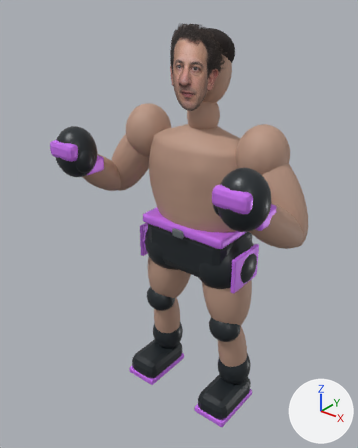
A saved change to the glTF model public/models/dario_amodei.glb.
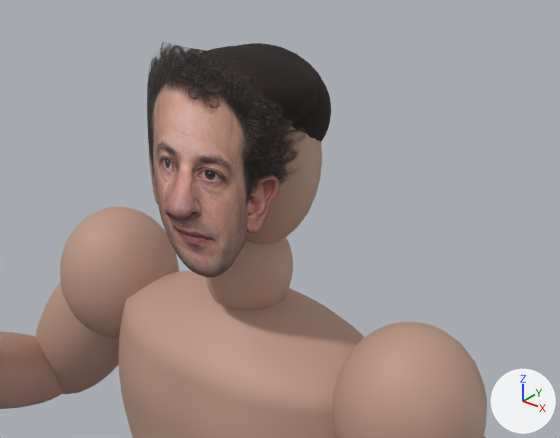
Each version is shown whole from a camera (50 mm lens) standing at (1.48, -2.03, 2.33) and looking at (-0.03, -0.15, 1.16), then close up from a camera (50 mm lens) standing at (0.85, -0.95, 2.44) and looking at (-0.06, 0.19, 1.74). The axes (+X, +Y, +Z) are drawn at lower right. The lights are the same throughout. The older version's two pictures come first. Vertices at exactly the same position are counted once.

Objects in the first close-up: 'dario_amodei_body'.
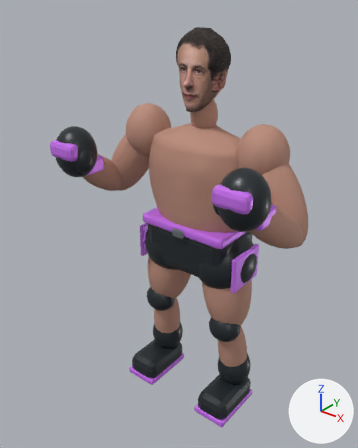
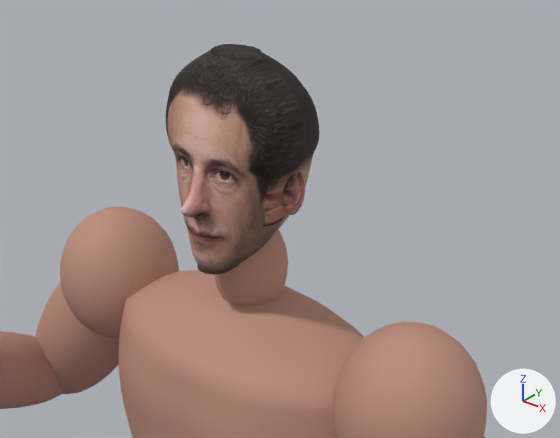
Boxes (x1, y1, x2, y2) around the edits, measured in the close-ups (560 x 438 px):
'dario_amodei_body', recoloured, reshaped
    before: (0, 41, 487, 438)
    after: (0, 44, 487, 438)
part 1 of me_continuous_anatomical_torso_002, cut back
    before: (147, 41, 331, 311)
    after: (166, 44, 319, 306)

The change, as a list of edits to the scene's bpy script:
```text
Change mat_skin_002:
    where n0 = _N.new('ShaderNodeBsdfPrincipled'); n0.name = 'Principled BSDF'
    remove n0.inputs[0].default_value = (0.5, 0.31, 0.23, 1.0)  # 'Base Color', beige #bc9784
    n0.inputs[2].default_value: 0.59 -> 0.76  # 'Roughness'
    add n2 = _N.new('ShaderNodeMix'); n2.name = 'Mix'
    add n2.data_type = 'RGBA'
    add n2.blend_type = 'MULTIPLY'
    add n2.inputs[0].default_value = 1.0  # 'Factor'
    add n2.inputs[7].default_value = (0.503, 0.266, 0.198, 1.0)  # 'B', beige #bc8d7b
    add n3 = _N.new('ShaderNodeVertexColor'); n3.name = 'Color Attribute'
    add _L.new(n2.outputs[2], n0.inputs[0])  # 'Result' to 'Base Color'
    add _L.new(n3.outputs[0], n2.inputs[6])  # 'Color' to 'A'
Add mat_dario_amodei_continuous_scalp_and_jaw:
    mat_dario_amodei_continuous_scalp_and_jaw = bpy.data.materials.new('dario_amodei continuous scalp and jaw')
    mat_dario_amodei_continuous_scalp_and_jaw.use_nodes = True; mat_dario_amodei_continuous_scalp_and_jaw.node_tree.nodes.clear()
    _N = mat_dario_amodei_continuous_scalp_and_jaw.node_tree.nodes; _L = mat_dario_amodei_continuous_scalp_and_jaw.node_tree.links
    n0 = _N.new('ShaderNodeBsdfPrincipled'); n0.name = 'Principled BSDF'
    n0.inputs[2].default_value = 0.82  # 'Roughness'
    n1 = _N.new('ShaderNodeOutputMaterial'); n1.name = 'Material Output'
    n2 = _N.new('ShaderNodeVertexColor'); n2.name = 'Color Attribute'
    _L.new(n0.outputs[0], n1.inputs[0])  # 'BSDF' to 'Surface'
    _L.new(n2.outputs[0], n0.inputs[0])  # 'Color' to 'Base Color'
Add mat_dario_amodei_fitted_face:
    mat_dario_amodei_fitted_face = bpy.data.materials.new('dario_amodei fitted face')
    # uses the picture img_fighter_face_atlas
Change me_continuous_anatomical_torso_002:
    used by ob_dario_amodei_body; location = (0.0, 0.0, 0.0)
    remove me_continuous_anatomical_torso_002.from_pydata(...)  # 14410 vertices, 28404 faces; spans x -0.65..0.65, y -0.52..0.18, z 0.0..2.16
    add me_continuous_anatomical_torso_002.from_pydata(...)  # 20909 vertices, 41612 faces; spans x -0.65..0.65, y -0.52..0.18, z 0.0..2.14
    me_continuous_anatomical_torso_002 part 1: 132 vertices moved within x -0.13..0.13, y -0.1..0.13, z 1.62..2.13; 4421 vertices removed from x -0.2..0.2, y -0.18..0.16, z 1.62..2.16; 10920 vertices added at x -0.14..0.14, y -0.15..0.14, z 1.62..2.14
    remove me_continuous_anatomical_torso_002.materials.append(mat_hair_002)  # black #211715
    remove me_continuous_anatomical_torso_002.materials.append(mat_facial_likeness_texture_002)
    add me_continuous_anatomical_torso_002.materials.append(mat_dario_amodei_fitted_face)
    add me_continuous_anatomical_torso_002.materials.append(mat_dario_amodei_continuous_scalp_and_jaw)
```
